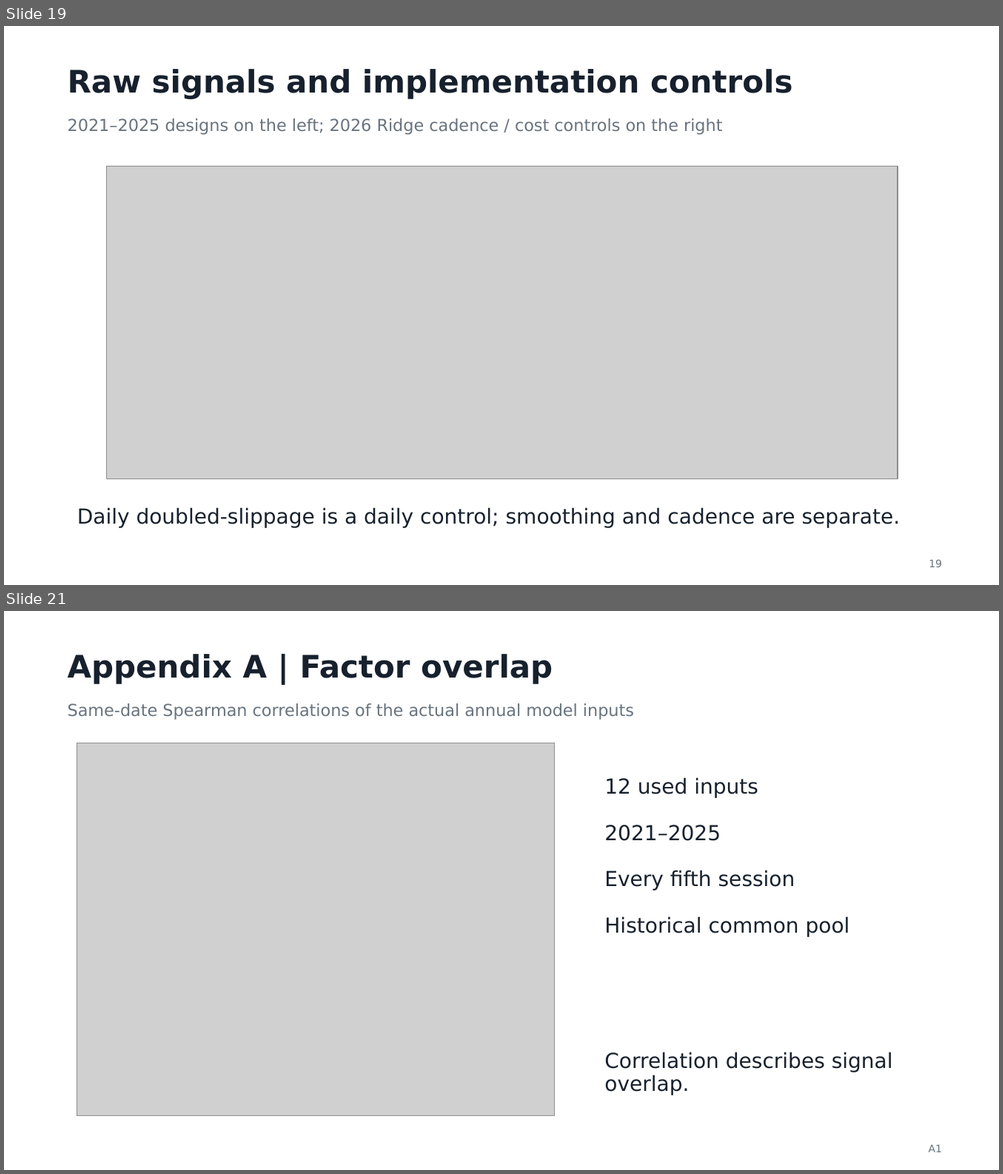
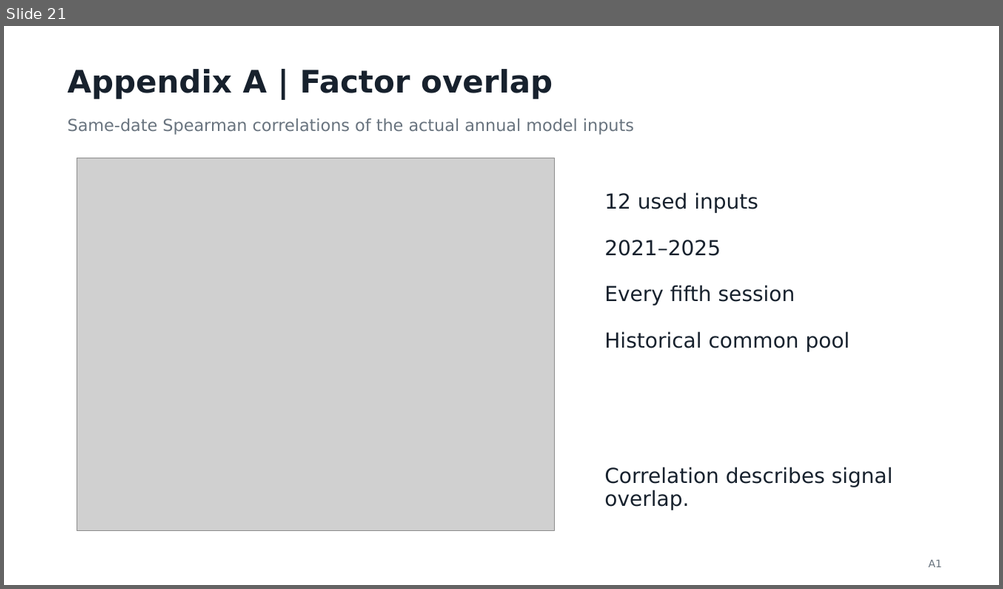
Before and after one commit to smallwhite1909/Investment-Group9, a slide deck: Presentation_Group9.pptx. Shown one above the other, each under a label of ours: slides 19 and 21 before the commit, slide 21 after it; the slides between them are not shown. The pictures are 1003x1174 and 1003x589 pixels, drawn with LibreOffice and Linux fonts; fonts in the diff are those of the drawing; grey boxes stand for pictures. Boxes give left, top, right and bottom in pixels: in the first picture for what was removed or moved away, otherwise in the second. Text is boxed around its words. In the diff, an @@ line names an element or a change of style, - is before the commit and + after.

```diff
--- a/Presentation_Group9.pptx
+++ b/Presentation_Group9.pptx
@@ slide 19 removed at (x1=4, y1=26, x2=999, y2=585), background #FFFFFF @@
@@ text removed at (x1=68, y1=69, x2=793, y2=99) @@
-Raw signals and implementation controls
@@ text removed at (x1=68, y1=118, x2=722, y2=135) @@
-2021–2025 designs on the left; 2026 Ridge cadence / cost controls on the right
@@ picture removed at (x1=107, y1=167, x2=898, y2=480) @@
@@ text removed at (x1=77, y1=508, x2=900, y2=528) @@
-Daily doubled-slippage is a daily control; smoothing and cadence are separate.
@@ text removed at (x1=928, y1=560, x2=942, y2=568) @@
-19
```
Also in this commit, not shown: 4 slides changed, 1 slide added, 9 other files.
